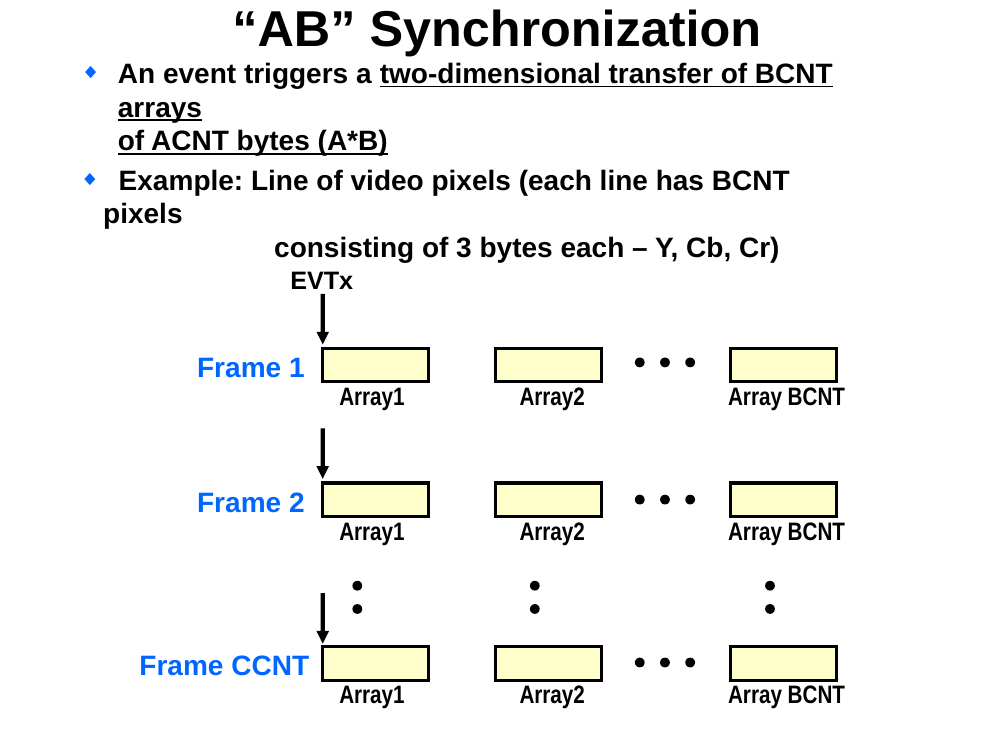
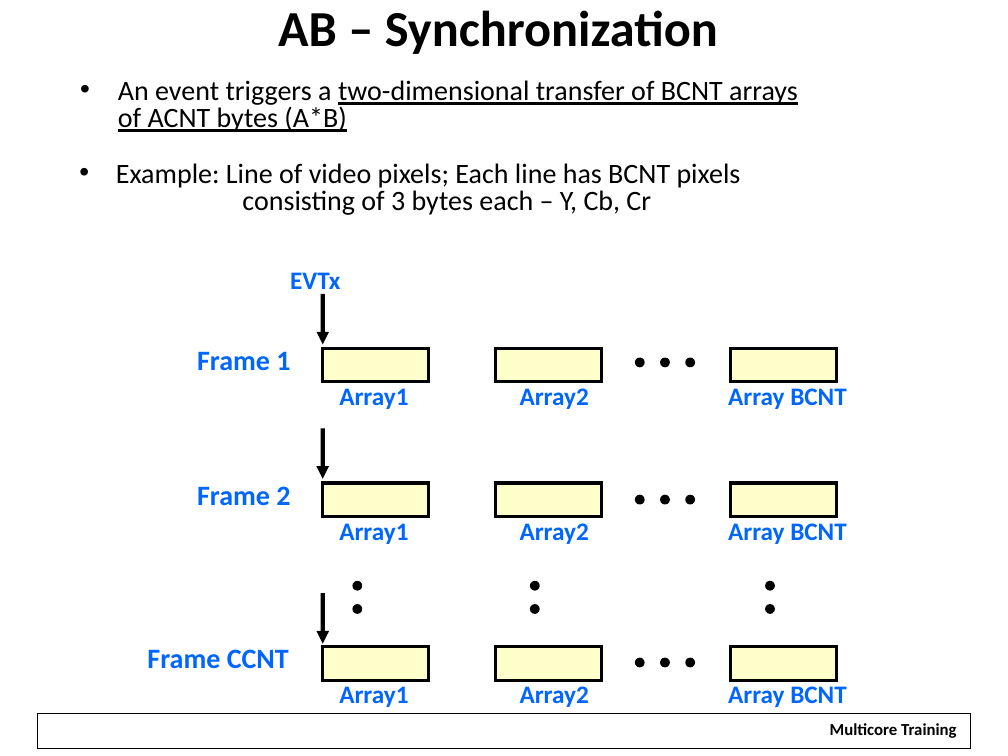
Before and after one commit to hari1989/keystone-workshop, a slide deck: slide 17 of slides/Intro to EDMA.pptx (slide 14 before the commit). Drawn at 1008x756 pixels with LibreOffice and Linux fonts; fonts in the diff are those of the drawing; background and template pictures are left out. Boxes give left, top, right and bottom in pixels: in the first picture for what was removed or moved away, otherwise in the second. Text is boxed around its words. In the diff, an @@ line names an element or a change of style, - is before the commit and + after.

```diff
--- a/slides/Intro to EDMA.pptx
+++ b/slides/Intro to EDMA.pptx
@@ title at (x1=278, y1=10, x2=718, y2=54): text changed; font Arial to Calibri @@
-“AB” Synchronization
+AB – Synchronization
@@ text "An event triggers a two-dimensional ..." at (x1=118, y1=80, x2=798, y2=132): font Arial to Calibri, bold off; bullet ◆ to •; line spacing 1 to 0.8; more space between paragraphs; bullet colour #0066FF to #000000 @@
@@ text at (x1=116, y1=163, x2=741, y2=215): text changed; font Arial to Calibri; bold off @@
-◆ Example: Line of video pixels (each line has BCNT pixels
-  consisting of 3 bytes each – Y, Cb, Cr)
+• Example: Line of video pixels; Each line has BCNT pixels
+  consisting of 3 bytes each – Y, Cb, Cr
@@ text "EVTx" at (x1=290, y1=272, x2=340, y2=296): font Arial to Calibri, text colour #000000 to #0066FF @@
@@ font Arial to Calibri; line spacing 1 to 0.8; more space between paragraphs in 3 elements at (x1=197, y1=351, x2=290, y2=371), (x1=197, y1=486, x2=290, y2=506), (x1=147, y1=649, x2=289, y2=669) @@
@@ text "Frame CCNT" moved from (x1=139, y1=655, x2=309, y2=676) to (x1=147, y1=649, x2=289, y2=669) @@
@@ rectangle removed at (x1=0, y1=664, x2=1008, y2=756) @@
@@ font Arial Narrow to Calibri, text colour #000000 to #0066FF; line spacing 1 to 0.8; more space between paragraphs in 9 elements at (x1=728, y1=388, x2=846, y2=409), (x1=728, y1=523, x2=846, y2=544), (x1=728, y1=686, x2=846, y2=707), (x1=339, y1=388, x2=408, y2=409), (x1=520, y1=388, x2=589, y2=409), (x1=339, y1=523, x2=408, y2=544), (x1=520, y1=523, x2=589, y2=544), (x1=339, y1=686, x2=408, y2=707), (x1=520, y1=686, x2=589, y2=707) @@
@@ rectangle added at (x1=37, y1=714, x2=971, y2=749), outline #000000 0.75 pt @@
@@ rectangle added at (x1=818, y1=718, x2=968, y2=744), fill #FFFFFF, 12 pt, text #000000, bold @@
+Multicore Training
```
Also in this commit, not shown: 30 other slides changed, 26 slides added, 90 slides removed.
